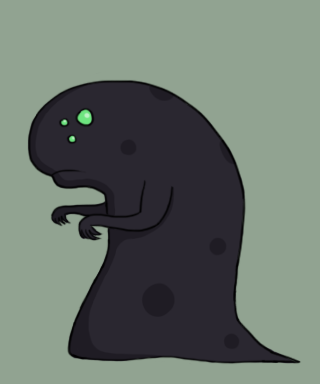
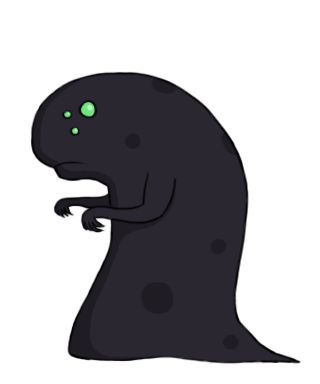
Revision of a layered 320 x 384 image; what changed, layer by layer:
hid "Outline-2" over [left=27, top=79, right=302, bottom=365]
showed "Outline-1" over [left=30, top=71, right=302, bottom=365]
hid "Highlights-2" over [left=27, top=71, right=241, bottom=371]
showed "Highlights-1" over [left=31, top=74, right=241, bottom=362]
hid "Colour-2" over [left=28, top=80, right=298, bottom=364]
showed "Colour-1" over [left=30, top=71, right=298, bottom=364]
hid "BG" over [left=0, top=0, right=320, bottom=384]
